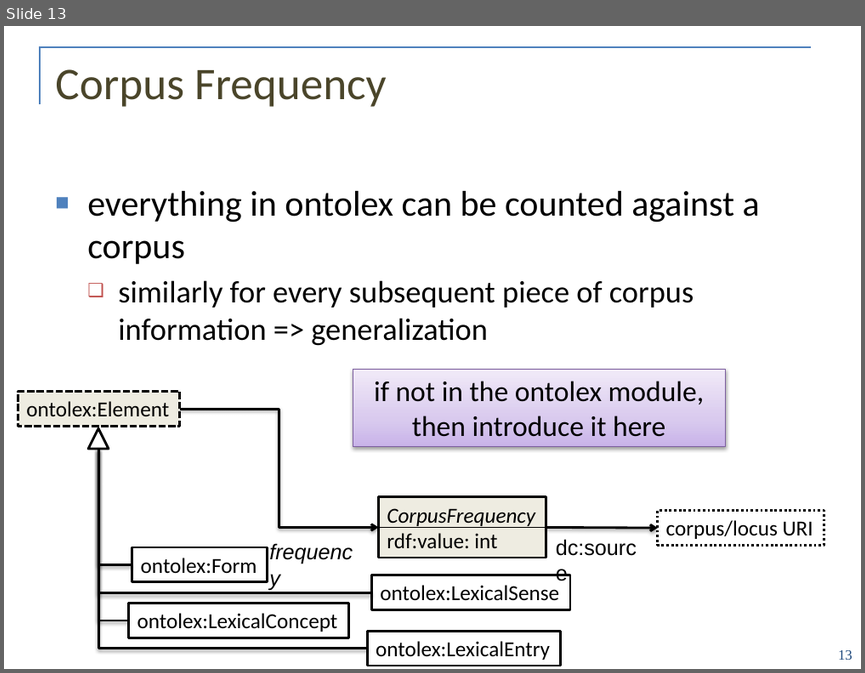
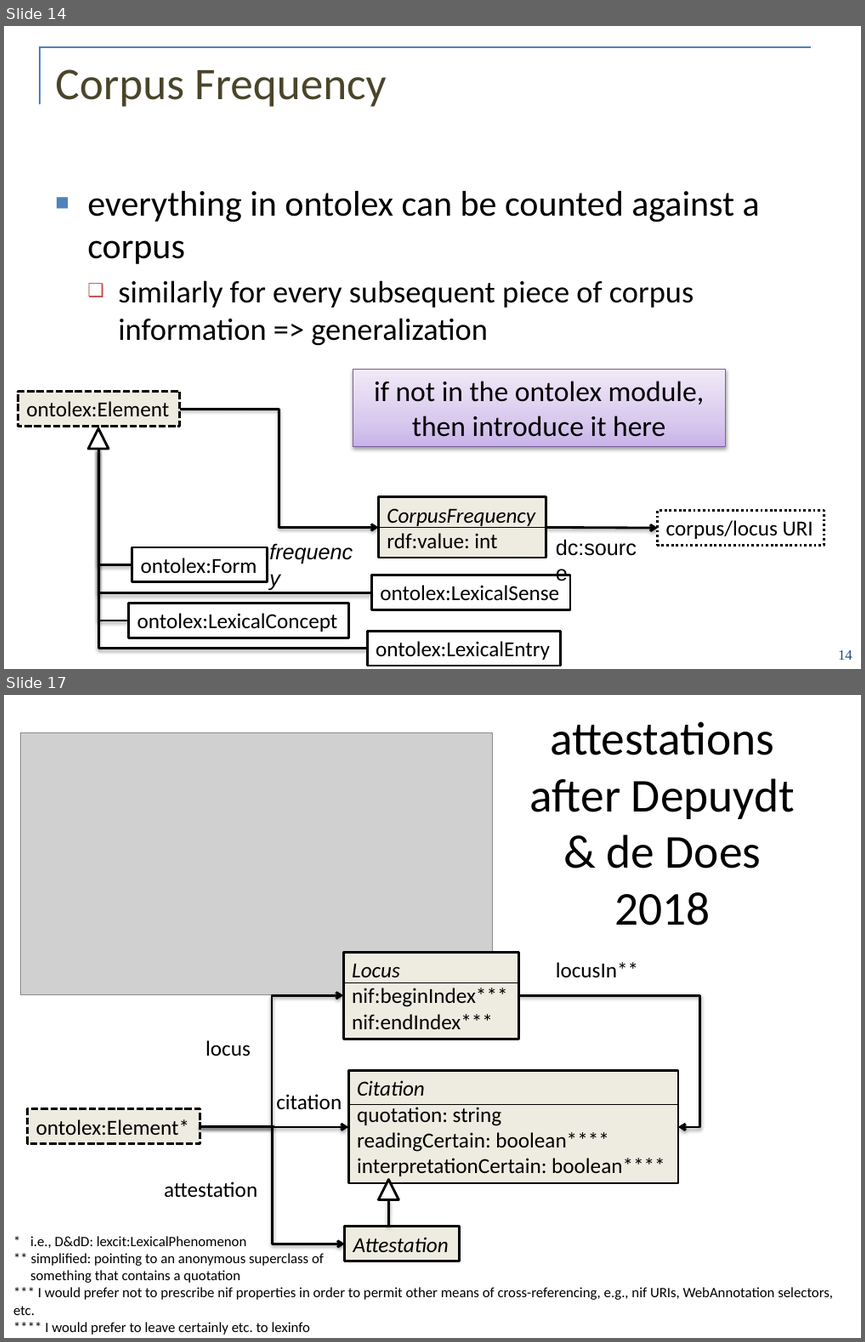
Before and after one commit to ontolex/frequency-attestation-corpus-information, a slide deck: doc/ontolex-f2f-leipzig-may2019.pptx. Shown one above the other, each under a label of ours: slide 13 before the commit, slides 14 and 17 after it; the slides between them are not shown. The pictures are 865x673 and 865x1342 pixels, drawn with LibreOffice and Linux fonts; fonts in the diff are those of the drawing; grey boxes stand for pictures; background and template pictures are left out. Boxes give left, top, right and bottom in pixels: in the first picture for what was removed or moved away, otherwise in the second. Text is boxed around its words. In the diff, an @@ line names an element or a change of style, - is before the commit and + after.

```diff
--- a/doc/ontolex-f2f-leipzig-may2019.pptx
+++ b/doc/ontolex-f2f-leipzig-may2019.pptx
@@ slide 17 added at bbox=[4, 695, 861, 1338], background #FFFFFF @@
@@ picture added at bbox=[21, 732, 493, 994] @@
@@ title added at bbox=[530, 721, 794, 925], 39.6 pt, text #000000 @@
+attestations after Depuydt & de Does 2018
@@ rectangle added at bbox=[343, 952, 519, 1038], fill #EEECE1, outline #000000 2 pt, 18 pt, text #000000 @@
+Locus
+nif:beginIndex***
+nif:endIndex***
@@ text added at bbox=[556, 962, 638, 978], 18 pt, text #000000 @@
+locusIn**
@@ elbow arrow added from (200, 1126) to (343, 995), #000000 2 pt @@
@@ line added from (345, 983) to (519, 983), #000000 0.75 pt @@
@@ elbow arrow added from (519, 995) to (678, 1127), #000000 2 pt @@
@@ text added at bbox=[205, 1040, 250, 1056], 18 pt, text #000000 @@
+locus
@@ rectangle added at bbox=[348, 1071, 678, 1183], fill #EEECE1, outline #000000 2 pt, 18 pt, text #000000 @@
+Citation
+quotation: string
+readingCertain: boolean****
+interpretationCertain: boolean****
@@ text added at bbox=[276, 1094, 341, 1109], 18 pt, text #000000 @@
+citation
@@ rectangle added at bbox=[28, 1109, 200, 1143], fill #EEECE1, outline #000000 2 pt dashed, 18 pt, text #000000 @@
+ontolex:Element*
@@ elbow arrow added from (200, 1126) to (348, 1127), #000000 2 pt @@
@@ elbow arrow added from (200, 1126) to (345, 1243), #000000 2 pt @@
@@ line added from (350, 1105) to (678, 1105), #000000 0.75 pt @@
@@ text added at bbox=[164, 1181, 257, 1197], 18 pt, text #000000 @@
+attestation
@@ triangle added at bbox=[378, 1179, 399, 1200], fill #FFFFFF, outline #000000 2 pt @@
@@ elbow line added from (389, 1200) to (389, 1226), #000000 2 pt @@
@@ rectangle added at bbox=[345, 1226, 459, 1260], fill #EEECE1, outline #000000 2 pt, 18 pt, text #000000, italic @@
+Attestation
@@ text added at bbox=[13, 1236, 833, 1334], 12 pt, text #000000 @@
+* i.e., D&dD: lexcit:LexicalPhenomenon
+** simplified: pointing to an anonymous superclass of
+something that contains a quotation
+*** I would prefer not to prescribe nif properties in order to permit other means of cross-referencing, e.g., nif URIs, WebAnnotation selectors, etc.
+**** I would prefer to leave certainly etc. to lexinfo
@@ what was slide 13 is now slide 14 @@
@@ page number at bbox=[838, 650, 852, 659]: text changed @@
-13
+14
```
Also in this commit, not shown: 1 slide changed, 17 other slides added.
